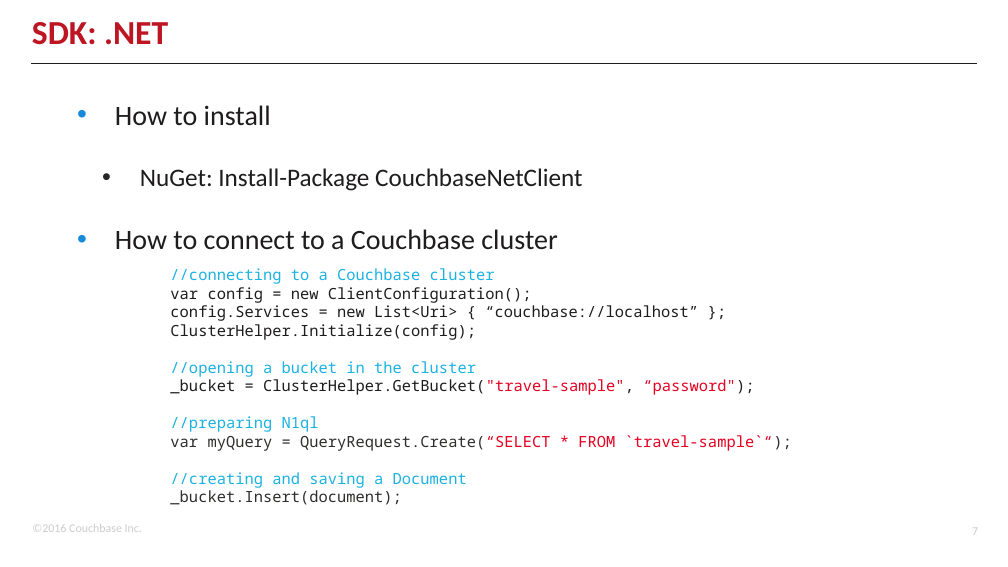
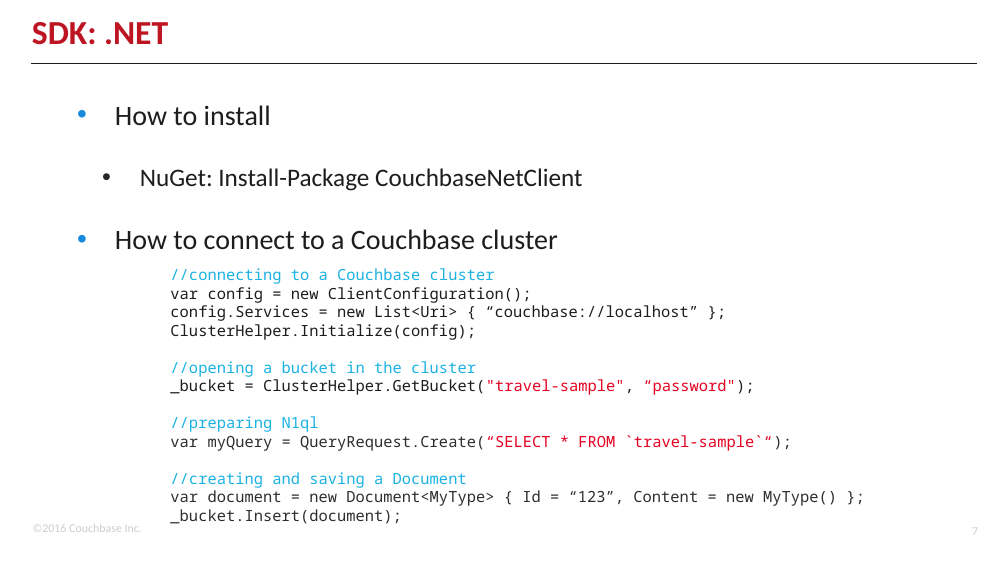
Before and after one commit to subalakr/workshop, a slide deck: slide 7 of connect2016/developer/02/02.pptx. Drawn at 1008x567 pixels with LibreOffice and Linux fonts; fonts in the diff are those of the drawing; background and template pictures are left out. Boxes give left, top, right and bottom in pixels: in the first picture for what was removed or moved away, otherwise in the second. Text is boxed around its words. In the diff, an @@ line names an element or a change of style, - is before the commit and + after.

```diff
--- a/connect2016/developer/02/02.pptx
+++ b/connect2016/developer/02/02.pptx
@@ text at <box>170,490,837,506</box>: paragraph added @@
+var document = new Document<MyType> { Id = “123”, Content = new MyType() };
```
Also in this commit, not shown: 3 other slides changed.
